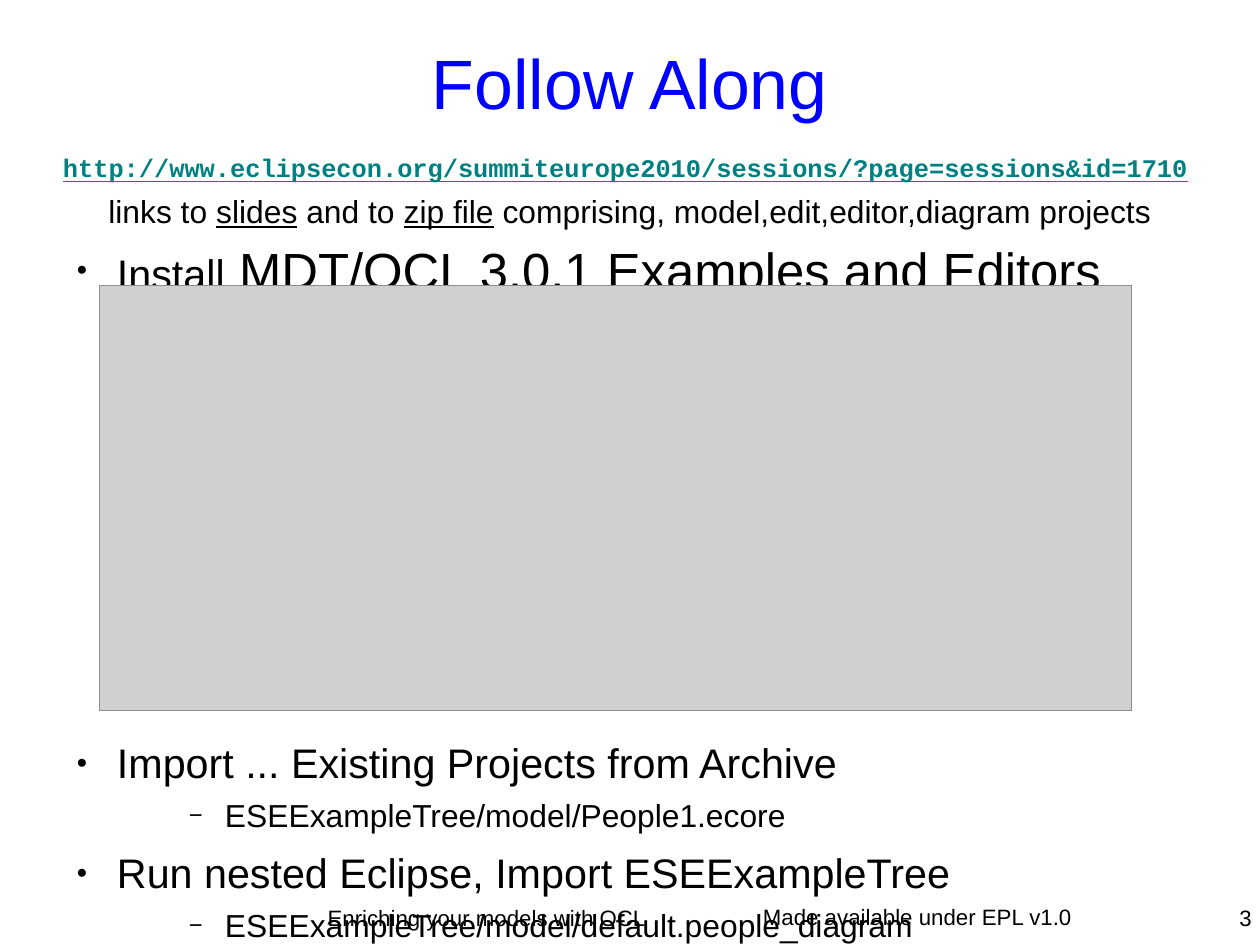
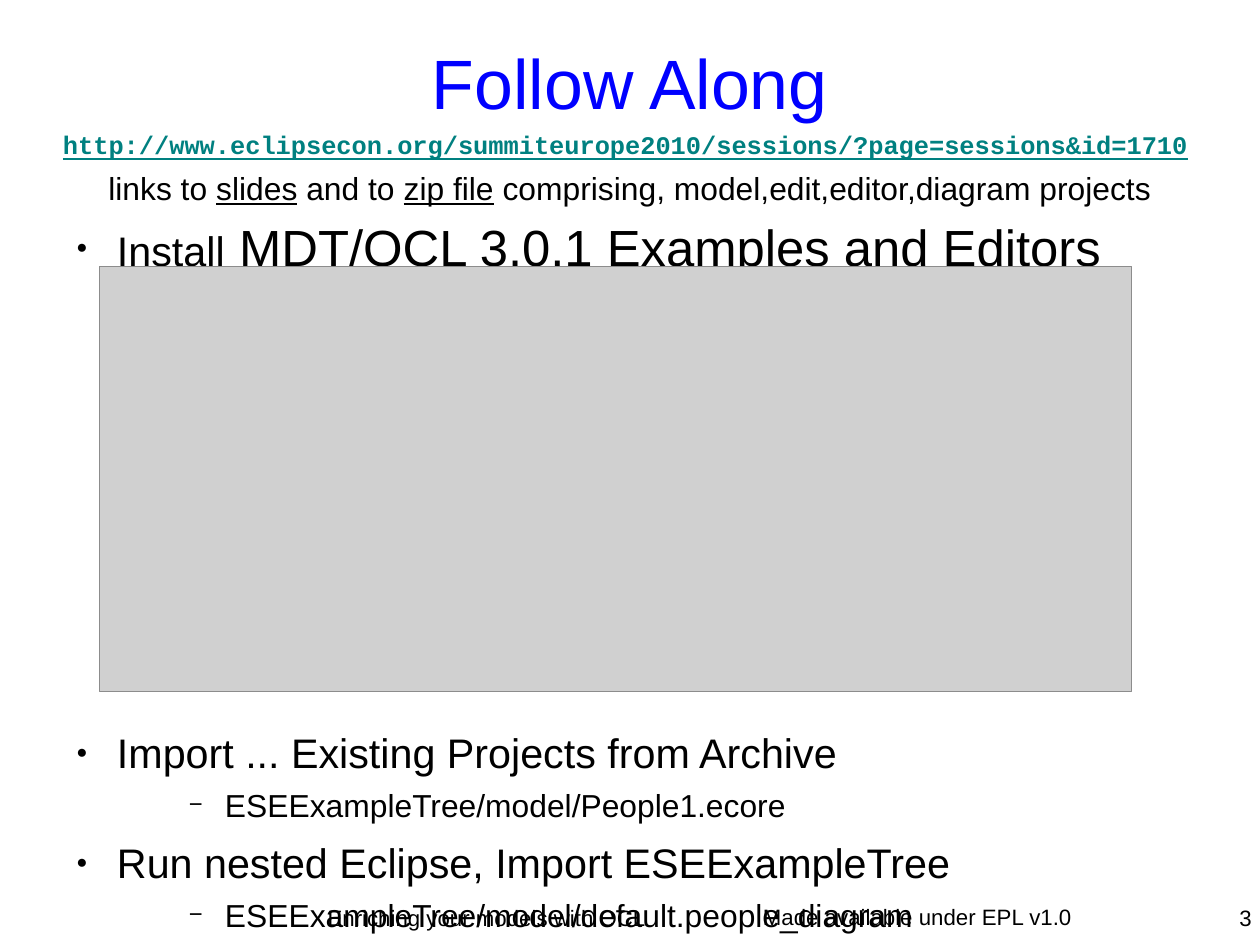
Before and after one commit to eclipse-ocl/ocl-website, a slide deck: slide 3 of ocl/docs/publications/ESE2010LongTalk/EnrichingWithOCL.odp. Drawn at 1260x945 pixels with LibreOffice and Linux fonts; fonts in the diff are those of the drawing; grey boxes stand for pictures. Boxes give left, top, right and bottom in pixels: in the first picture for what was removed or moved away, otherwise in the second. Text is boxed around its words. In the diff, an @@ line names an element or a change of style, - is before the commit and + after.

Commit message:
Axel's extra benchmarks Logos Pictures on 33/34 Layout tweaks

```diff
--- a/ocl/docs/publications/ESE2010LongTalk/EnrichingWithOCL.odp
+++ b/ocl/docs/publications/ESE2010LongTalk/EnrichingWithOCL.odp
@@ text "http://www.eclipsecon.org/summiteurope2010/sessions/?page=se ..." rewrapped from [63,158,1187,943] to [63,136,1187,933] @@
@@ picture: place and size @@
-picture at [99,286,1132,711]
+picture at [99,266,1132,692]
```
Also in this commit, not shown: 17 other slides changed, 3 slides added.
